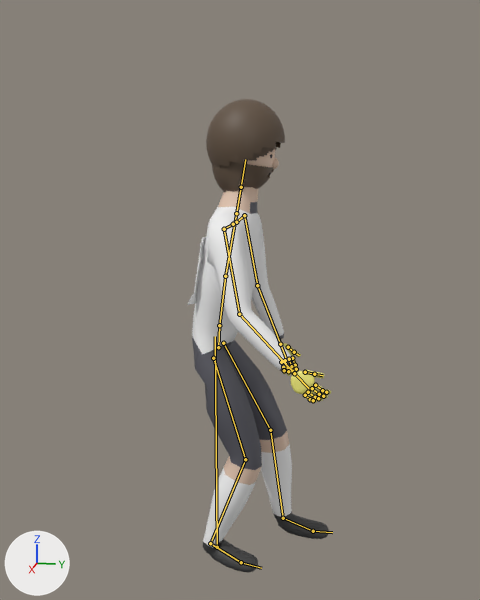
Renders of the Blender file football-godot/king-football/assets/models/characters/v2/src/goalkeeper_v2.blend from each side of a commit.
Before and after are seen from a 50 mm lens placed at (2.423, 0.584, 1.688), pointed at (0.045, 0.108, 1.093). Arrows for +X, +Y and +Z are at lower left; the lights stay in place. The first picture is the older version. Both versions are drawn at frame 13 of the action 'Throw'; the numbers are the values there. The bones that bend it are drawn over the model as lines.

Objects in the first picture: 'G_Body', 'G_Hair_Afro', 'G_Hair_Long' and 2 more.
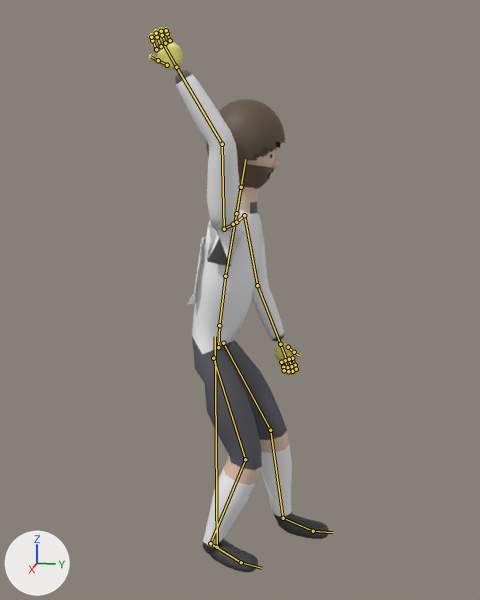
Location of each change, (x1, y1, x2, y2) in pixels of the pictures (480 x 600 px):
'G_Body', posed (26% wider, 28% taller)
    before: (187, 148, 331, 573)
    after: (148, 27, 329, 573)
bone 'UpperArm_R', root to tip
    before: (224, 229) to (239, 314)
    after: (224, 229) to (222, 144)

The change in detail:
Bone 'UpperArm_R' (bone_upperarm_r) turns from (23, 7, 8) to (172, -38, 44) degrees about its own x, y and z.
